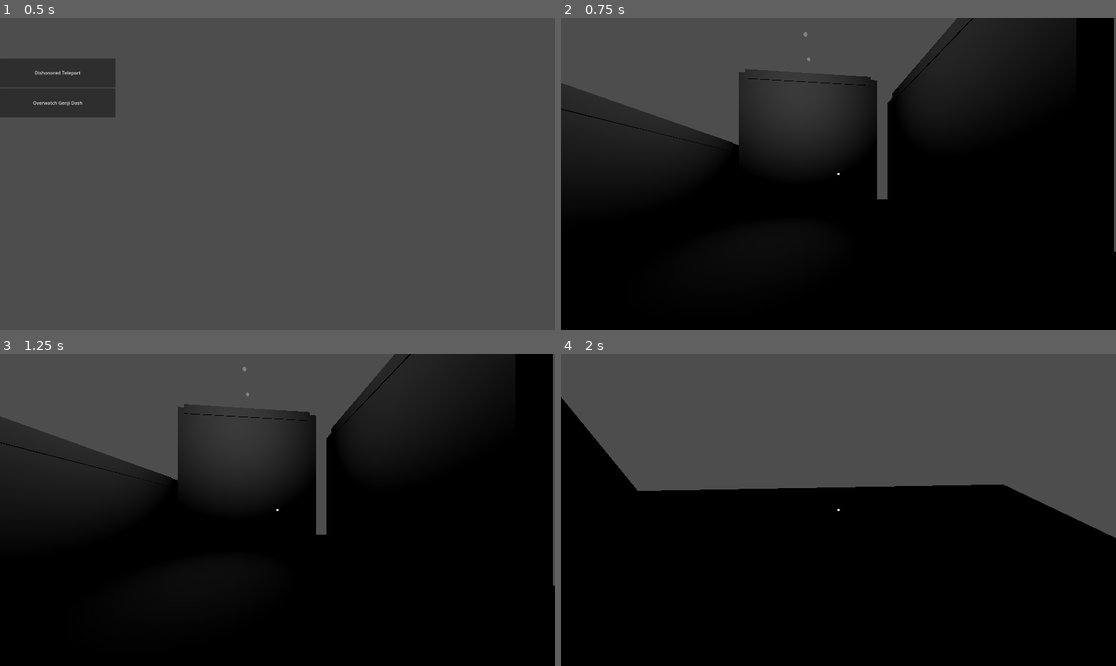
Above: before the commit, frames 1-4 (two rows, left to right).
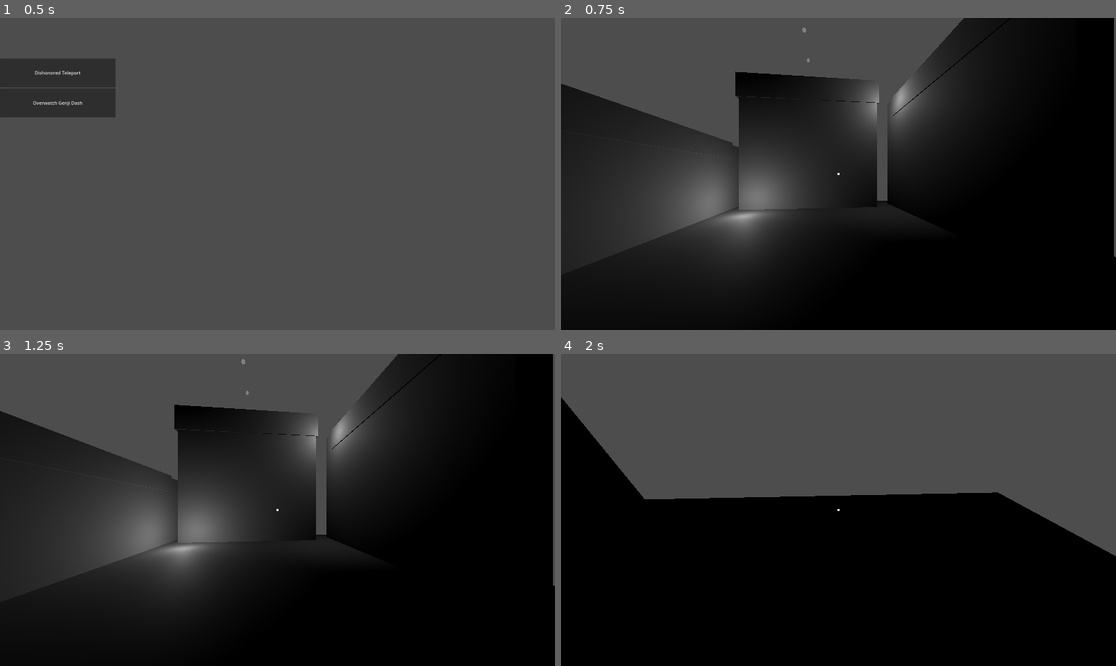
Above: after the commit, the same moments.

Repository: damikdk/fifth-try
Game: Godot game, scene res://Menu/MainMenu.tscn
Two runs of this game, one before a commit and one after it. Both use one fixed random seed, a clock stepped at 60 frames per second and the inputs below.
Inputs (mouse positions are in pixels of both pictures, inside the frame that each line leads up to):
- Up to frame 1 (0.5 s): no input
- Up to frame 2 (0.75 s): click "Dishonored Teleport" at 0.5 s
- Up to frame 3 (1.25 s): no input
- Up to frame 4 (2 s): tap Enter at 1.25 s; move the mouse to (866, 510) at 1.27 s; hold W (move_forward) from 1.28 s (still down); right-click (866, 510) at 1.35 s; tap Space (jump) at 1.52 s

Frame 1 is identical in both runs. In frame 2, 21% of the frame differs, in the area x 0-100%, y 0-83%; in frame 3, 20%; in frame 4, 2.7%.

Commit message:
Remove head, make FPS and physic tick match to monitor framerate

Diff:
--- a/Characters/FPS.gd
+++ b/Characters/FPS.gd
@@ -3,7 +3,7 @@
 var speed = 6
 var max_speed_vector = Vector3(speed, speed, speed)
 var jump = 10
-var mass = 5
+var mass = 4
 
 var mouse_sense = 0.1
 
@@ -12,9 +12,8 @@
 
 var last_mouse_position = Vector2()
 
-@onready var head: Node3D = $Head
-@onready var camera: Camera3D = $Head/Camera
-@onready var cursor: ColorRect = $Head/Camera/ColorRect
+@onready var camera: Camera3D = $Camera
+@onready var cursor: ColorRect = $Camera/ColorRect
 
 func _ready():
 	# hides the cursor
@@ -28,12 +27,10 @@
 	if event is InputEventMouseMotion:
 		# rotate camera
 		rotate_y(deg_to_rad(-event.relative.x * mouse_sense))
-		head.rotate_x(deg_to_rad(-event.relative.y * mouse_sense))
-		head.rotation.x = clamp(head.rotation.x, deg_to_rad(-89), deg_to_rad(89))
+		camera.rotate_x(deg_to_rad(-event.relative.y * mouse_sense))
+		camera.rotation.x = clamp(camera.rotation.x, deg_to_rad(-89), deg_to_rad(89))
 
 		last_mouse_position = event.position
-
-	camera.global_transform = head.global_transform
 
 func _physics_process(delta):
 	var direction = Vector3()
--- a/Characters/FPS.tscn
+++ b/Characters/FPS.tscn
@@ -16,14 +16,12 @@
 [node name="MeshInstance" type="MeshInstance3D" parent="."]
 mesh = SubResource("2")
 
-[node name="Head" type="Node3D" parent="."]
+[node name="Camera" type="Camera3D" parent="."]
 transform = Transform3D(1, 0, 0, 0, 1, 0, 0, 0, 1, 0, 0.86801, 0)
-
-[node name="Camera" type="Camera3D" parent="Head"]
 fov = 90.0
 far = 300.0
 
-[node name="ColorRect" type="ColorRect" parent="Head/Camera"]
+[node name="ColorRect" type="ColorRect" parent="Camera"]
 anchors_preset = 8
 anchor_left = 0.5
 anchor_top = 0.5
--- a/Menu/MainMenu.gd
+++ b/Menu/MainMenu.gd
@@ -2,6 +2,8 @@
 
 func _ready():
 	DisplayServer.window_set_mode(DisplayServer.WINDOW_MODE_FULLSCREEN)
+	var refresh_rate = DisplayServer.screen_get_refresh_rate()
+	Engine.set_physics_ticks_per_second(refresh_rate)
 
 func _input(event):
 	if event is InputEventKey and event.keycode == KEY_ESCAPE and event.pressed == false:
--- a/Playground.tscn
+++ b/Playground.tscn
@@ -1,4 +1,4 @@
-[gd_scene load_steps=3 format=3]
+[gd_scene load_steps=3 format=3 uid="uid://cog71lsdg6iy0"]
 
 [ext_resource type="PackedScene" uid="uid://yi6wcrfubii3" path="res://Characters/FPS.tscn" id="1_v6qwl"]
 [ext_resource type="Script" path="res://Characters/Teleportable.gd" id="2_110st"]
@@ -6,7 +6,11 @@
 [node name="World" type="Node3D"]
 
 [node name="OmniLight3D" type="OmniLight3D" parent="."]
-transform = Transform3D(1, 0, 0, 0, 1, 0, 0, 0, 1, 0.334031, 9.47438, -4.14931)
+transform = Transform3D(1, 0, 0, 0, 1, 0, 0, 0, 1, -6.10285, 8.48648, 0.602404)
+omni_range = 9.84264
+
+[node name="OmniLight3D" type="OmniLight3D" parent="OmniLight3D"]
+transform = Transform3D(1, 0, 0, 0, 1, 0, 0, 0, 1, 9.27266, -7.09078, -0.700939)
 omni_range = 9.84264
 
 [node name="FPS" parent="." instance=ExtResource("1_v6qwl")]
@@ -33,16 +37,16 @@
 size = Vector3(1, 10, 10)
 
 [node name="CSGBox3D2" type="CSGBox3D" parent="."]
-transform = Transform3D(0.884, 0, 0, 0, 0.636, 0, 0, 0, 9, -7.4095, 9.00079, -2.67267)
+transform = Transform3D(0.885671, 0, 0, 0, 1.47196, 0, 0, 0, 9.01701, -7.4095, 8.42926, -2.67267)
 use_collision = true
 script = ExtResource("2_110st")
 
 [node name="CSGBox3D3" type="CSGBox3D" parent="."]
-transform = Transform3D(0.884, 0, 0, 0, 0.636, 0, 0, 0, 9, 5.32333, 4.90999, -2.67267)
+transform = Transform3D(0.884, 0, 0, 0, 1.15232, 0, 0, 0, 9, 5.32333, 4.78456, -2.67267)
 use_collision = true
 script = ExtResource("2_110st")
 
 [node name="CSGBox3D4" type="CSGBox3D" parent="."]
-transform = Transform3D(-3.86409e-08, 0, 9, 0, 0.636, 0, -0.884, 0, -3.93402e-07, -0.62525, 10.0026, 1.9562)
+transform = Transform3D(-3.86409e-08, 0, 10.2852, 0, 1.67285, 0, -0.884, 0, -4.49579e-07, -0.62525, 9.39392, 1.9562)
 use_collision = true
 script = ExtResource("2_110st")
